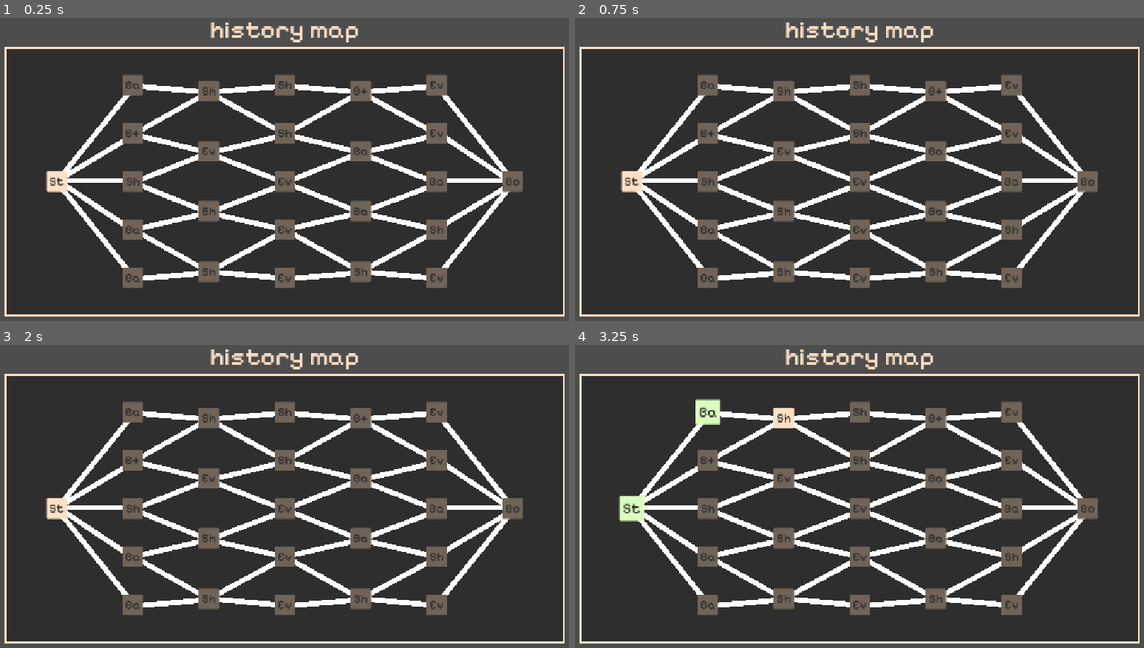
Above: before the commit, frames 1-4 (two rows, left to right).
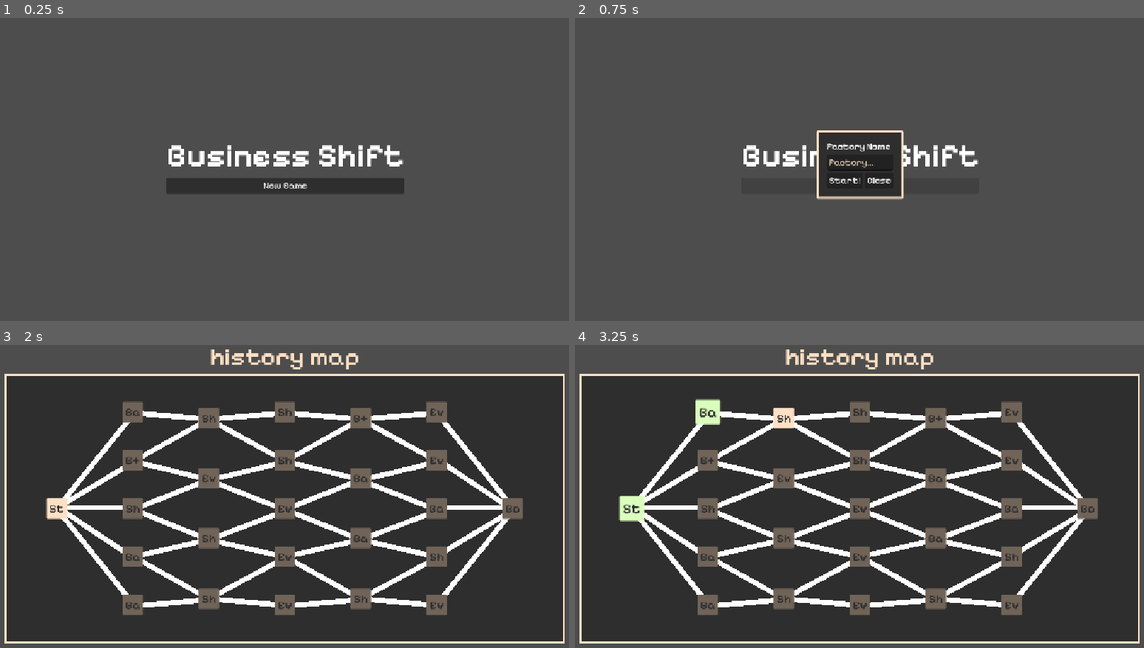
Above: after the commit, the same moments.

Repository: Joao1905/business-shift
Game: Godot game, scene res://systems/ui/scenes/title_screen.tscn
Same seed, same stepped clock (60 frames per second), same inputs: the game is played once before the commit and once after it. Before the commit the project starts from res://node_2d.tscn.
Inputs (mouse positions are in pixels of both pictures, inside the frame that each line leads up to):
- Up to frame 1 (0.25 s): no input
- Up to frame 2 (0.75 s): click (859, 184) at 0.5 s, where only the run after the commit has a clickable "New Game"
- Up to frame 3 (2 s): click (284, 511) at 1.25 s, where only the run after the commit has a clickable "New Game"
- Up to frame 4 (3.25 s): tap Enter at 2 s; move the mouse to (631, 508) at 2.02 s; click (631, 508) at 2.17 s; tap Space at 2.75 s; move the mouse to (705, 411) at 2.77 s; click (705, 411) at 2.92 s

The runs differ from the first frame. In frame 1, 85% of the frame differs, in the area x 0-100%, y 1-99%; in frame 2, 84%; in frame 3, 0.4%; in frame 4, 0.5%.

Commit message:
Implements title screen and factory select

Diff:
--- a/node_2d.tscn
+++ b/node_2d.tscn
@@ -1,7 +1,10 @@
 [gd_scene format=3 uid="uid://wdkexingy08e"]
 
 [ext_resource type="PackedScene" uid="uid://cw4jcgkjhruqn" path="res://systems/map/scenes/map.tscn" id="2_0e48y"]
+[ext_resource type="PackedScene" uid="uid://cdevqjipkdm2p" path="res://systems/ui/scenes/title_screen.tscn" id="2_epypp"]
 
 [node name="Node2D" type="Node2D" unique_id=390530669]
 
 [node name="Map" parent="." unique_id=564566897 instance=ExtResource("2_0e48y")]
+
+[node name="TitleScreen" parent="." unique_id=1384893326 instance=ExtResource("2_epypp")]
--- a/project.godot
+++ b/project.godot
@@ -11,9 +11,13 @@
 [application]
 
 config/name="Business Shift"
-run/main_scene="uid://wdkexingy08e"
+run/main_scene="uid://cdevqjipkdm2p"
 config/features=PackedStringArray("4.7", "Forward Plus")
 config/icon="res://icon.svg"
+
+[autoload]
+
+GameData="*uid://cos1d0n45q34i"
 
 [display]
 
@@ -25,7 +29,9 @@
 folder_colors={
 "res://systems/": "teal",
 "res://systems/map/assets/": "red",
-"res://systems/map/scripts/": "blue"
+"res://systems/map/scripts/": "blue",
+"res://systems/ui/assets/": "red",
+"res://systems/ui/scripts/": "blue"
 }
 
 [physics]
--- a/systems/map/scenes/blueprint.tscn
+++ b/systems/map/scenes/blueprint.tscn
@@ -1,6 +1,6 @@
 [gd_scene format=3 uid="uid://bs8oa5s8erx2s"]
 
-[ext_resource type="FontFile" uid="uid://u3qkggelnyq8" path="res://systems/map/assets/fonts/PixelifySans-Medium.ttf" id="1_8gqw2"]
+[ext_resource type="FontFile" uid="uid://u3qkggelnyq8" path="res://systems/ui/assets/fonts/PixelifySans-Medium.ttf" id="1_8gqw2"]
 [ext_resource type="StyleBox" uid="uid://ds3qvjktg1a17" path="res://systems/map/assets/themes/map_panel.tres" id="2_6u226"]
 
 [sub_resource type="StyleBoxEmpty" id="StyleBoxEmpty_y2f8h"]
--- a/systems/map/scenes/map.tscn
+++ b/systems/map/scenes/map.tscn
@@ -1,6 +1,6 @@
 [gd_scene format=3 uid="uid://cw4jcgkjhruqn"]
 
-[ext_resource type="FontFile" uid="uid://u3qkggelnyq8" path="res://systems/map/assets/fonts/PixelifySans-Medium.ttf" id="1_aeeei"]
+[ext_resource type="FontFile" uid="uid://u3qkggelnyq8" path="res://systems/ui/assets/fonts/PixelifySans-Medium.ttf" id="1_aeeei"]
 [ext_resource type="Script" uid="uid://bprlsopbfkqsg" path="res://systems/map/scripts/MapController.gd" id="1_cctlr"]
 [ext_resource type="StyleBox" uid="uid://ds3qvjktg1a17" path="res://systems/map/assets/themes/map_panel.tres" id="2_ervbc"]
 [ext_resource type="StyleBox" uid="uid://l4p4wtkqtc8g" path="res://systems/map/assets/themes/map_node_enabled_selectable.tres" id="3_5rv6d"]
--- /dev/null
+++ b/systems/ui/assets/themes/ui_dialog_panel.tres
@@ -0,0 +1,17 @@
+[gd_resource type="StyleBoxFlat" format=3 uid="uid://bmd53vlntpdyr"]
+
+[resource]
+content_margin_left = 20.0
+content_margin_top = 20.0
+content_margin_right = 20.0
+content_margin_bottom = 20.0
+bg_color = Color(0.18039216, 0.18039216, 0.18039216, 1)
+border_width_left = 4
+border_width_top = 4
+border_width_right = 4
+border_width_bottom = 4
+border_color = Color(1, 0.8784314, 0.76862746, 1)
+corner_radius_top_left = 2
+corner_radius_top_right = 2
+corner_radius_bottom_right = 2
+corner_radius_bottom_left = 2
--- /dev/null
+++ b/systems/ui/assets/themes/ui_theme.tres
@@ -0,0 +1,16 @@
+[gd_resource type="Theme" format=3 uid="uid://dykjuhwt7w5ir"]
+
+[ext_resource type="StyleBox" uid="uid://bmd53vlntpdyr" path="res://systems/ui/assets/themes/ui_dialog_panel.tres" id="1_1681a"]
+[ext_resource type="FontFile" uid="uid://dx0esoc38rutd" path="res://systems/ui/assets/fonts/PixelifySans-Bold.ttf" id="2_u8wne"]
+[ext_resource type="FontFile" uid="uid://u3qkggelnyq8" path="res://systems/ui/assets/fonts/PixelifySans-Medium.ttf" id="3_xnd5n"]
+
+[resource]
+default_font = ExtResource("3_xnd5n")
+default_font_size = 18
+DialogPanelContainer/base_type = &"PanelContainer"
+DialogPanelContainer/styles/panel = ExtResource("1_1681a")
+LineEdit/colors/font_color = Color(1, 0.8784314, 0.76862746, 1)
+LineEdit/colors/font_placeholder_color = Color(1, 0.8784314, 0.76862746, 0.81960785)
+TitleLabel/base_type = &"Label"
+TitleLabel/font_sizes/font_size = 64
+TitleLabel/fonts/font = ExtResource("2_u8wne")
--- /dev/null
+++ b/systems/ui/scenes/factory_dialog.tscn
@@ -0,0 +1,36 @@
+[gd_scene format=3 uid="uid://bqw25cyxwiyag"]
+
+[ext_resource type="Theme" uid="uid://dykjuhwt7w5ir" path="res://systems/ui/assets/themes/ui_theme.tres" id="1_4wgja"]
+[ext_resource type="Script" uid="uid://b8773qy6n2gd4" path="res://systems/ui/scripts/FactoryDialog.gd" id="1_dlgd3"]
+
+[node name="FactoryDialog" type="PanelContainer" unique_id=2056295604]
+offset_right = 169.0
+offset_bottom = 133.0
+theme = ExtResource("1_4wgja")
+theme_type_variation = &"DialogPanelContainer"
+script = ExtResource("1_dlgd3")
+
+[node name="VBoxContainer" type="VBoxContainer" parent="." unique_id=1430168976]
+layout_mode = 2
+
+[node name="Label" type="Label" parent="VBoxContainer" unique_id=355433322]
+layout_mode = 2
+text = "Factory Name"
+
+[node name="FactoryNameField" type="LineEdit" parent="VBoxContainer" unique_id=504605693]
+unique_name_in_owner = true
+layout_mode = 2
+placeholder_text = "Factory..."
+
+[node name="HBoxContainer" type="HBoxContainer" parent="VBoxContainer" unique_id=108317527]
+layout_mode = 2
+
+[node name="StartButton" type="Button" parent="VBoxContainer/HBoxContainer" unique_id=1712982299]
+unique_name_in_owner = true
+layout_mode = 2
+text = "Start!"
+
+[node name="CloseButton" type="Button" parent="VBoxContainer/HBoxContainer" unique_id=610025127]
+unique_name_in_owner = true
+layout_mode = 2
+text = "Close"
--- /dev/null
+++ b/systems/ui/scenes/title_screen.tscn
@@ -0,0 +1,41 @@
+[gd_scene format=3 uid="uid://cdevqjipkdm2p"]
+
+[ext_resource type="Script" uid="uid://b02y3yd5kkv64" path="res://systems/ui/scripts/TitleScreen.gd" id="1_47r50"]
+[ext_resource type="Theme" uid="uid://dykjuhwt7w5ir" path="res://systems/ui/assets/themes/ui_theme.tres" id="1_rdefx"]
+[ext_resource type="PackedScene" uid="uid://bqw25cyxwiyag" path="res://systems/ui/scenes/factory_dialog.tscn" id="1_uf4yk"]
+
+[node name="TitleScreen" type="Control" unique_id=1384893326]
+layout_mode = 3
+anchors_preset = 15
+anchor_right = 1.0
+anchor_bottom = 1.0
+grow_horizontal = 2
+grow_vertical = 2
+theme = ExtResource("1_rdefx")
+script = ExtResource("1_47r50")
+
+[node name="CenterContainer" type="CenterContainer" parent="." unique_id=774109275]
+layout_mode = 1
+anchors_preset = 15
+anchor_right = 1.0
+anchor_bottom = 1.0
+grow_horizontal = 2
+grow_vertical = 2
+
+[node name="VBoxContainer" type="VBoxContainer" parent="CenterContainer" unique_id=813414324]
+layout_mode = 2
+
+[node name="Label" type="Label" parent="CenterContainer/VBoxContainer" unique_id=1981304070]
+layout_mode = 2
+theme_type_variation = &"TitleLabel"
+text = "Business Shift"
+
+[node name="NewGameButton" type="Button" parent="CenterContainer/VBoxContainer" unique_id=308461576]
+unique_name_in_owner = true
+layout_mode = 2
+text = "New Game"
+
+[node name="FactoryDialog" parent="CenterContainer" unique_id=1533846051 instance=ExtResource("1_uf4yk")]
+unique_name_in_owner = true
+visible = false
+layout_mode = 2
--- /dev/null
+++ b/systems/ui/scripts/FactoryDialog.gd
@@ -0,0 +1,21 @@
+class_name FactoryDialog
+extends Node
+
+# External events
+signal confirmed(factory_name: String)
+signal dismissed()
+
+@onready var name_field: LineEdit = %FactoryNameField
+@onready var start_button: Button = %StartButton
+@onready var close_button: Button = %CloseButton
+
+# Called when the node enters the scene tree for the first time.
+func _ready() -> void:
+	start_button.pressed.connect(_on_start_button)
+	close_button.pressed.connect(_on_close_button)
+
+func _on_start_button() -> void:
+	confirmed.emit(name_field.text)
+
+func _on_close_button() -> void:
+	dismissed.emit()
--- /dev/null
+++ b/systems/ui/scripts/GameData.gd
@@ -0,0 +1,7 @@
+extends Node
+
+var factory_name: String = ""
+
+# Called when the node enters the scene tree for the first time.
+func _ready() -> void:
+	pass # Replace with function body.
--- /dev/null
+++ b/systems/ui/scripts/TitleScreen.gd
@@ -0,0 +1,32 @@
+class_name TitleScreen
+extends Control
+
+signal game_started(factory_name: String)
+
+@onready var new_game_button: Button = %NewGameButton
+@onready var factory_dialog: FactoryDialog = %FactoryDialog
+
+const GAME_SCENE := preload("res://systems/map/scenes/map.tscn")
+
+# Called when the node enters the scene tree for the first time.
+func _ready() -> void:
+	new_game_button.pressed.connect(_on_new_game_pressed);
+	factory_dialog.confirmed.connect(_on_confirmed);
+	factory_dialog.dismissed.connect(_on_dismissed);
+
+
+# New Game Pressed
+func _on_new_game_pressed() -> void:
+	factory_dialog.visible = true
+
+func _on_confirmed(factory_name: String) -> void:
+	GameData.factory_name = factory_name
+	factory_dialog.visible = false
+	get_tree().change_scene_to_packed(GAME_SCENE)
+
+func _on_dismissed() -> void:
+	factory_dialog.visible = false;
+
+# Called every frame. 'delta' is the elapsed time since the previous frame.
+func _process(delta: float) -> void:
+	pass
Not shown, changed: systems/map/assets/fonts/PixelifySans-Medium.ttf.import
Binary file added: systems/ui/assets/fonts/PixelifySans-Bold.ttf
Not shown, added: systems/ui/assets/fonts/PixelifySans-Bold.ttf.import
Binary file added: systems/ui/assets/fonts/PixelifySans-Medium.ttf
Not shown, added: systems/ui/assets/fonts/PixelifySans-Medium.ttf.import
Not shown, added: systems/ui/scripts/FactoryDialog.gd.uid
Not shown, added: systems/ui/scripts/GameData.gd.uid
Not shown, added: systems/ui/scripts/TitleScreen.gd.uid
